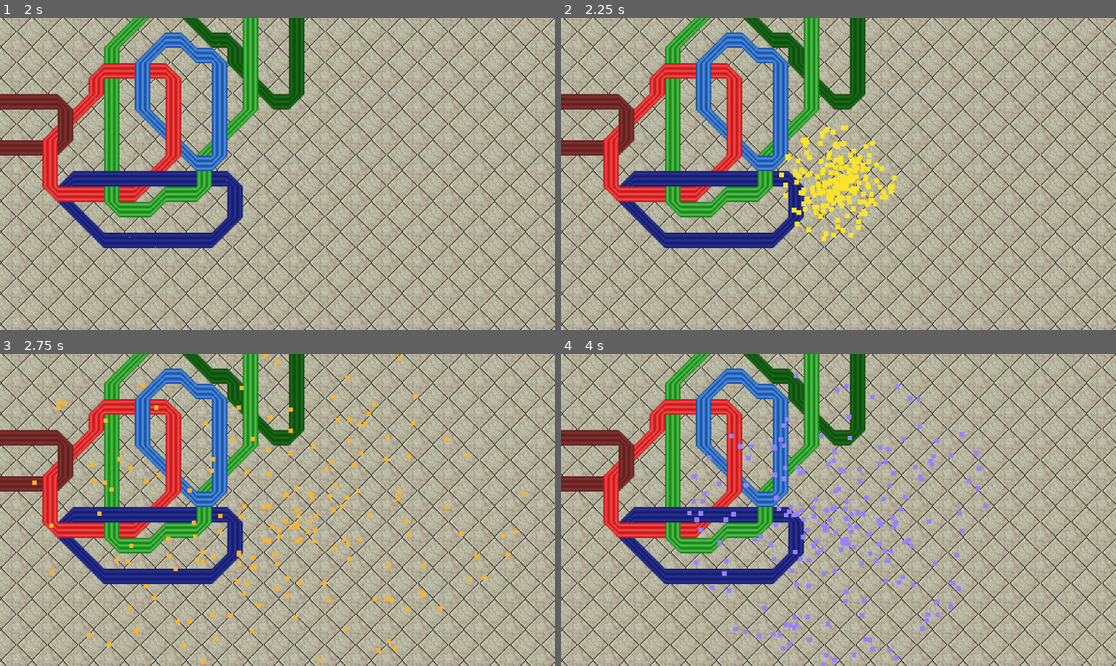
Above: before the commit, frames 1-4 (two rows, left to right).
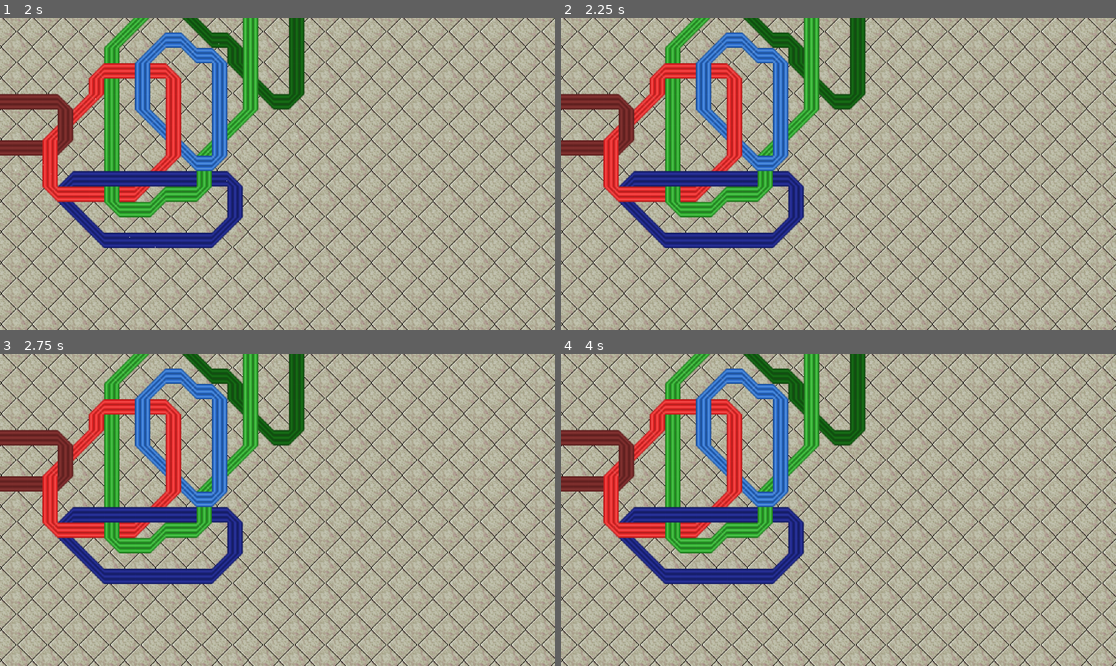
Above: after the commit, the same moments.

Repository: Collisteru/bytelux
Game: Godot game, scene res://test_map.tscn
Two runs of this game, one before a commit and one after it. Both use one fixed random seed, a clock stepped at 60 frames per second and the inputs below.
Inputs (mouse positions are in pixels of both pictures, inside the frame that each line leads up to):
- Up to frame 1 (2 s): tap Enter at 0.5 s; move the mouse to (399, 158) at 0.52 s; hold Right (ui_right) 0.53-1.28 s; tap K at 0.6, 1.35 s; click (399, 158) at 0.67 s; move the mouse to (166, 189) at 1.27 s; hold Down (ui_down) from 1.28 s (still down)
- Up to frame 2 (2.25 s): move the mouse to (894, 105) at 2.02 s; release Down (ui_down) at 2.03 s; hold Right (ui_right) from 2.03 s (still down); tap 1 at 2.1 s
- Up to frame 3 (2.75 s): keep holding Right (ui_right); tap K at 2.3 s
- Up to frame 4 (4 s): move the mouse to (810, 572) at 2.77 s; release Right (ui_right) at 2.78 s; hold Up (ui_up) 2.78-3.53 s; tap 2 at 2.85 s; click (810, 572) at 2.92 s; tap K at 3.05, 3.8 s; move the mouse to (1005, 556) at 3.52 s; hold Left (ui_left) from 3.53 s (still down); tap 3 at 3.6 s

Frame 1 is identical in both runs. In frame 2, 2.2% of the frame differs, in the area x 39-61%, y 34-72%; in frame 3, 2.1%; in frame 4, 2.6%, in the area x 22-77%, y 6-100%.

Commit message:
Die function complete

Diff:
--- /dev/null
+++ b/entities/particles/player_death_particles.gd
@@ -0,0 +1,12 @@
+extends CPUParticles2D
+
+
+# Called when the node enters the scene tree for the first time.
+func _ready() -> void:
+	self.emitting = true;
+	pass # Replace with function body.
+
+
+# Called every frame. 'delta' is the elapsed time since the previous frame.
+func _process(delta: float) -> void:
+	pass
--- a/entities/particles/player_explosion_node.tscn
+++ b/entities/particles/player_explosion_node.tscn
@@ -1,4 +1,6 @@
-[gd_scene load_steps=4 format=3 uid="uid://b4bhrkym08owo"]
+[gd_scene load_steps=5 format=3 uid="uid://b4bhrkym08owo"]
+
+[ext_resource type="Script" path="res://entities/particles/player_death_particles.gd" id="1_a6ms2"]
 
 [sub_resource type="CanvasItemMaterial" id="CanvasItemMaterial_jo5oi"]
 resource_local_to_scene = true
@@ -23,8 +25,10 @@
 
 [node name="PlayerDeathParticles" type="CPUParticles2D" parent="."]
 material = SubResource("CanvasItemMaterial_jo5oi")
+emitting = false
 amount = 200
 lifetime = 1.5
+one_shot = true
 explosiveness = 1.0
 randomness = 1.0
 direction = Vector2(0, 0)
@@ -36,3 +40,4 @@
 color_ramp = SubResource("Gradient_6u4i8")
 anim_speed_min = 10.0
 anim_speed_max = 10.0
+script = ExtResource("1_a6ms2")
--- a/entities/test_player/test_player.gd
+++ b/entities/test_player/test_player.gd
@@ -97,6 +97,8 @@
 	# Clear player from scene
 	queue_free()
 
+	# Wait for a time equal to the duration of the particle effect then
+
 
 func _physics_process(delta: float) -> void:
 	# Get the input direction
